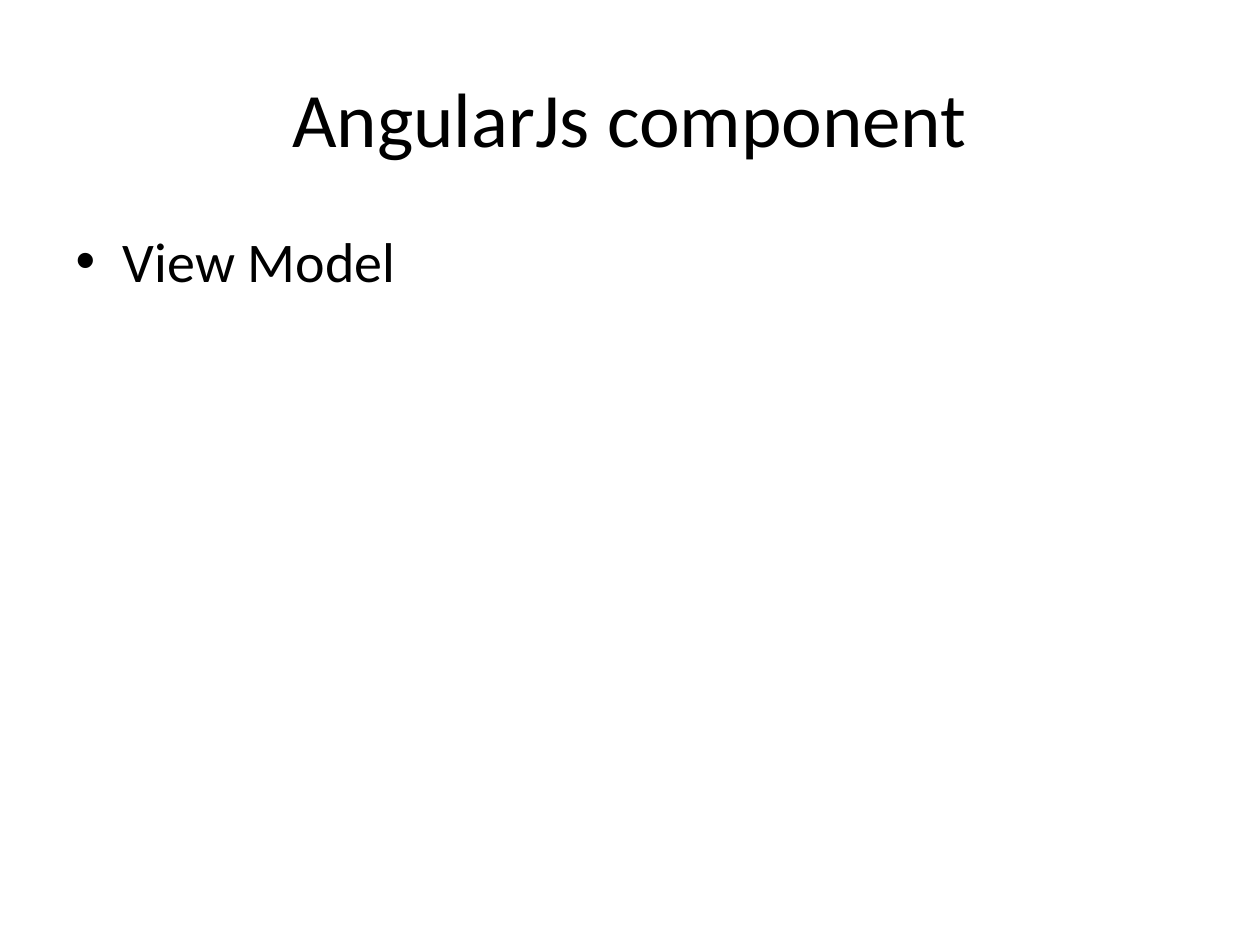
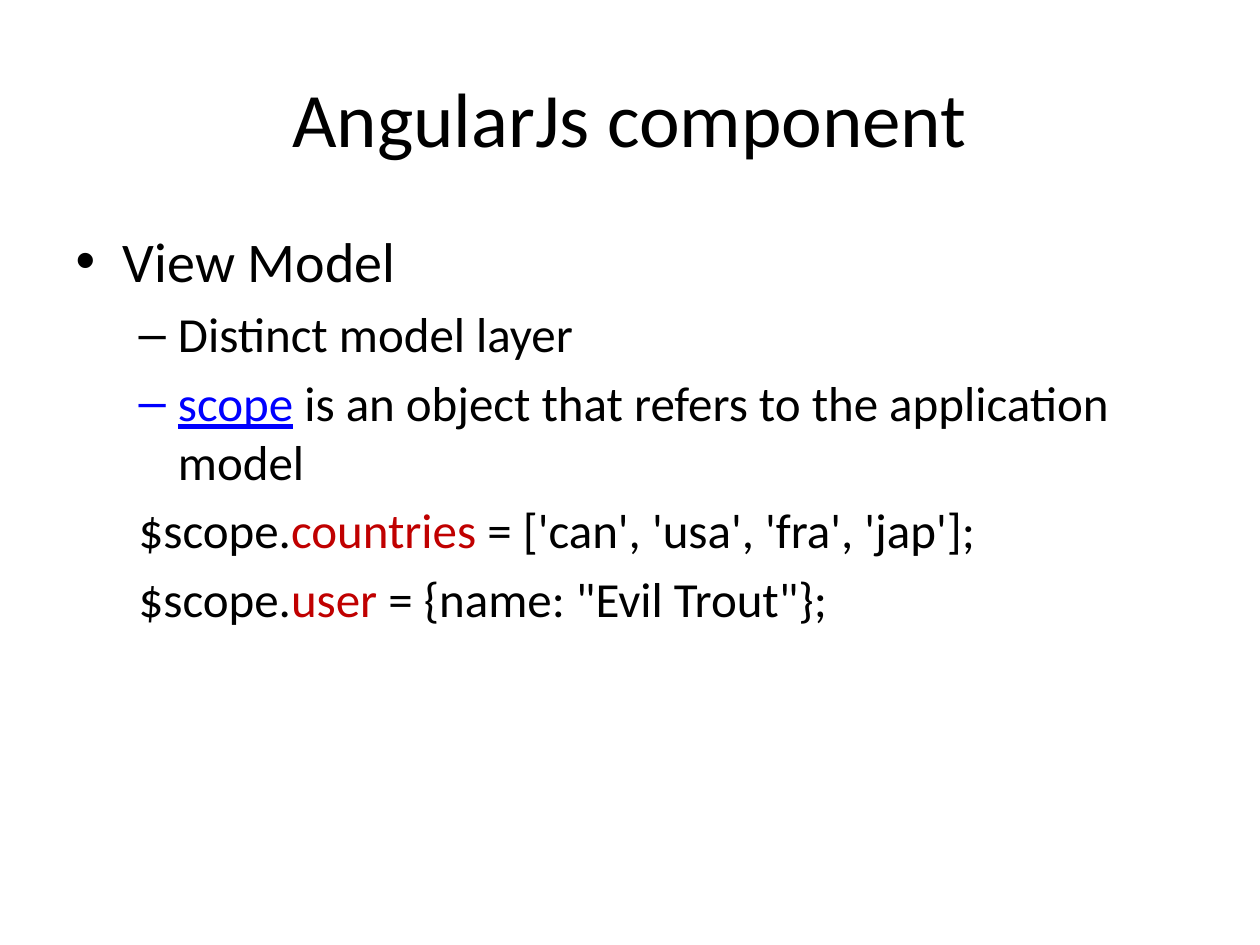
Before and after one commit to tasnim-reza/angularjs-class, a slide deck: slide 24 of class-2-Basic AngularJs/slides/basic angularjs.pptx (slide 25 before the commit). Drawn at 1260x945 pixels with LibreOffice and Linux fonts; fonts in the diff are those of the drawing. Boxes give left, top, right and bottom in pixels: in the first picture for what was removed or moved away, otherwise in the second. Text is boxed around its words. In the diff, an @@ line names an element or a change of style, - is before the commit and + after.

Commit message:
added angularjs component description class-2

```diff
--- a/class-2-Basic AngularJs/slides/basic angularjs.pptx
+++ b/class-2-Basic AngularJs/slides/basic angularjs.pptx
@@ text at bbox=[139, 318, 1108, 625]: paragraphs added @@
+  – Distinct model layer
+  – scope is an object that refers to the application model
+  $scope.countries = ['can', 'usa', 'fra', 'jap'];
+  $scope.user = {name: "Evil Trout"};
```
Also in this commit, not shown: 14 other slides changed, 1 slide added, 1 slide removed, 7 other files.
